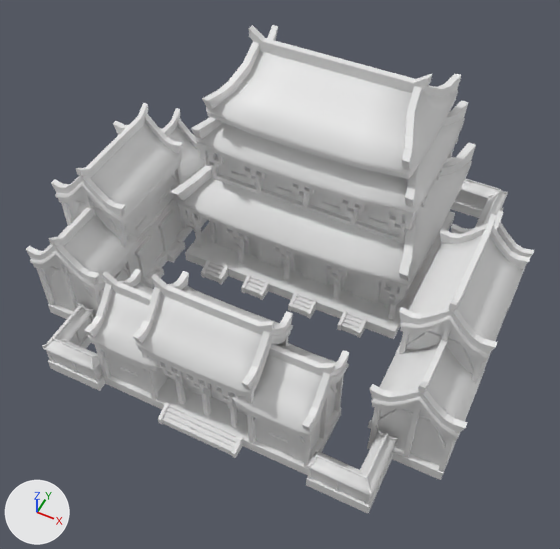
An edit to the COLLADA model art/meshes/structural/minyue/wonder.dae, drawn before and after from the same camera.
Camera for both pictures: a 50 mm camera at (23.2, -49.0, 62.8) aimed at (0.9, -4.3, 7.0). Every picture has the same lights, and +X, +Y and +Z are marked at lower left. The picture after the commit comes second. Vertices at exactly the same position are counted once.

The first picture shows 'wonder'.
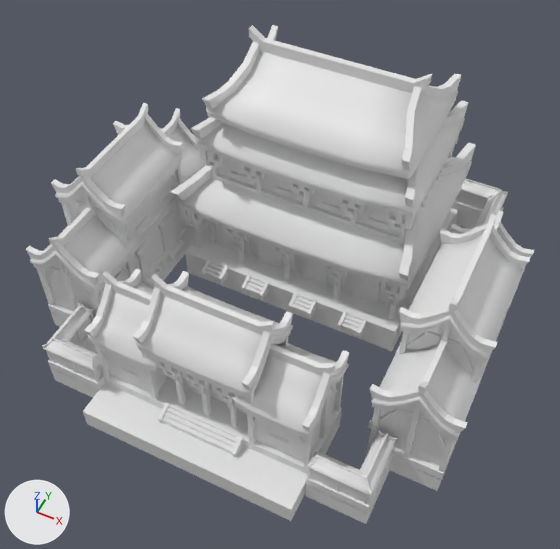
Where the change shows, as pixel boxes [x1, y1, x2, y2] in the pictures (560 x 549 px):
'wonder', reshaped: before [25, 25, 534, 513]; after [25, 25, 534, 524]
part 1 of me_esfera_11033, added: after [365, 313, 507, 491]
part 2 of me_esfera_11033, added: after [51, 220, 209, 327]
part 3 of me_esfera_11033, added: after [83, 383, 341, 521]
part 4 of me_esfera_11033, added: after [51, 342, 99, 398]
part 5 of me_esfera_11033, added: after [305, 460, 392, 524]
part 6 of me_esfera_11033, added: after [455, 210, 479, 229]
part 7 of me_esfera_11033, added: after [186, 208, 458, 351]

The change, as a list of edits to the scene's bpy script:
```text
Change me_esfera_11033:
    used by ob_wonder; location = (0.0, 0.0, 0.0)
    remove me_esfera_11033.from_pydata(...)  # 10088 vertices, 14872 faces; spans x -21.8..22.1, y -20.0..21.7, z -0.5..23.9
    add me_esfera_11033.from_pydata(...)  # 10189 vertices, 15008 faces; spans x -21.8..22.1, y -22.2..21.9, z -2.6..23.9
    me_esfera_11033 part 1: the loose piece of 12 vertices spanning x 14.5..21.5, y -13.7..8.1, z -0.5..0.7 is copied, and the copy is scaled about its middle by (1, 1, 1.86), then moved by (0.0, 0.0, -1.6); it spans x 14.5..21.5, y -13.7..8.1, z -2.6..-0.4
    me_esfera_11033 part 2: the loose piece of 12 vertices spanning x -21.2..-14.2, y -13.7..8.1, z -0.5..0.7 is copied, and the copy is scaled about its middle by (1, 1, 1.86), then moved by (0.0, 0.0, -1.6); it spans x -21.2..-14.2, y -13.7..8.1, z -2.6..-0.4
    me_esfera_11033 part 3: the loose piece of 12 vertices spanning x -10.9..10.9, y -18.6..-11.5, z -0.5..0.7 is copied, and the copy is scaled about its middle by (1, 1.51, 1.86), then moved by (0.0, -1.8, -1.6); it spans x -10.9..10.9, y -22.2..-11.5, z -2.6..-0.4
    me_esfera_11033 part 4: the loose piece of 12 vertices spanning x -16.8..-10.9, y -19.5..-13.6, z -0.5..0.7 is copied, and the copy is scaled about its middle by (1, 1, 1.86), then moved by (0.0, 0.0, -1.6); it spans x -16.8..-10.9, y -19.5..-13.6, z -2.6..-0.4
    me_esfera_11033 part 5: the loose piece of 12 vertices spanning x 11.1..17.0, y -19.5..-13.6, z -0.5..0.7 is copied, and the copy is scaled about its middle by (1, 1, 1.86), then moved by (0.0, 0.0, -1.6); it spans x 11.1..17.0, y -19.5..-13.6, z -2.6..-0.4
    me_esfera_11033 part 6: the loose piece of 12 vertices spanning x 11.1..17.0, y 8.1..21.7, z -0.5..0.7 is copied, and the copy is scaled about its middle by (1, 1, 1.86), then moved by (0.0, 0.0, -1.6); it spans x 11.1..17.0, y 8.1..21.7, z -2.6..-0.4
    me_esfera_11033 part 7: a new loose piece of 17 vertices spanning x -12.4..12.2, y -1.0..21.9, z -2.6..-0.4, in mat_texturas_minyu (its picture is missing)
    other edits to the shape of me_esfera_11033 do not show in these pictures
```
